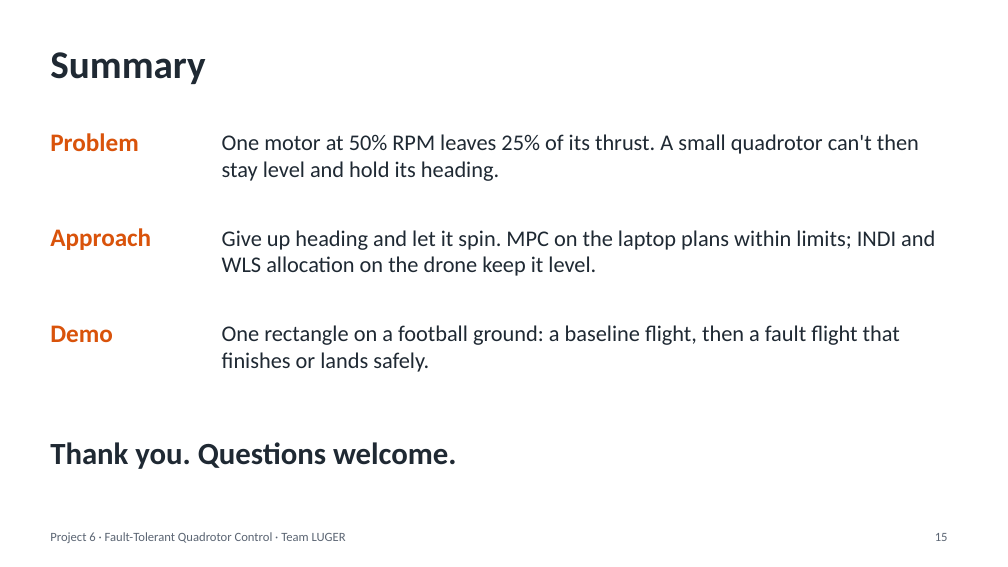
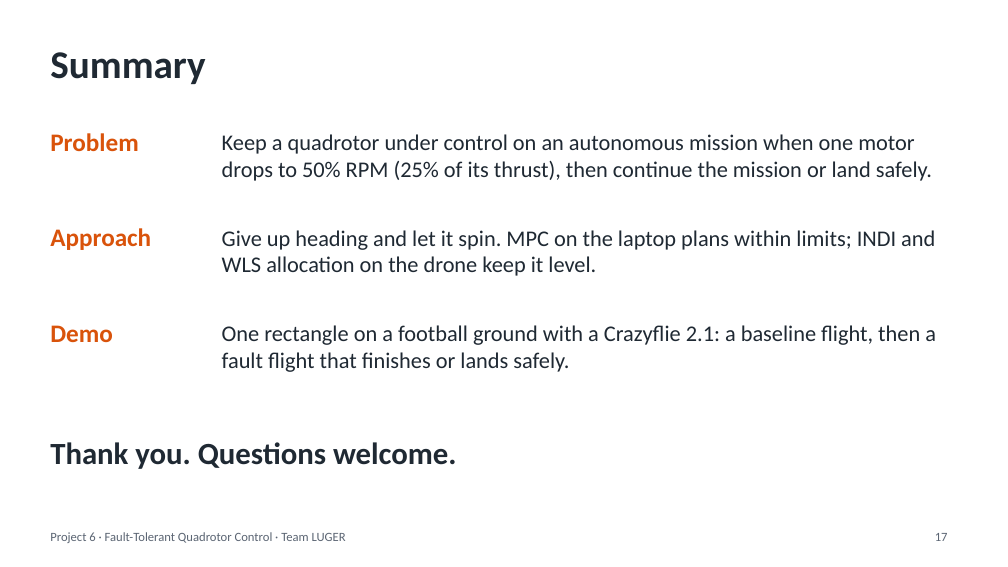
Before and after one commit to Pavaneswar6699/UAV_FAULT_TOLERANT_QUADROTOR_CONTROL, a slide deck: slide 17 of Fault-Tolerant Quadrotor Control - Crazyflie.pptx (slide 15 before the commit). Drawn at 1008x567 pixels with LibreOffice and Linux fonts; fonts in the diff are those of the drawing. Boxes give left, top, right and bottom in pixels: in the first picture for what was removed or moved away, otherwise in the second. Text is boxed around its words. In the diff, an @@ line names an element or a change of style, - is before the commit and + after.

```diff
--- a/Fault-Tolerant Quadrotor Control - Crazyflie.pptx
+++ b/Fault-Tolerant Quadrotor Control - Crazyflie.pptx
@@ text at <box>222,134,932,181</box>: text changed @@
-One motor at 50% RPM leaves 25% of its thrust. A small quadrotor can't then stay level and hold its heading.
+Keep a quadrotor under control on an autonomous mission when one motor drops to 50% RPM (25% of its thrust), then continue the mission or land safely.
@@ text at <box>222,325,936,372</box>: text changed @@
-One rectangle on a football ground: a baseline flight, then a fault flight that finishes or lands safely.
+One rectangle on a football ground with a Crazyflie 2.1: a baseline flight, then a fault flight that finishes or lands safely.
@@ page number at <box>935,533,948,541</box>: text changed @@
-15
+17
```
Also in this commit, not shown: 6 other slides changed, 2 slides added.
